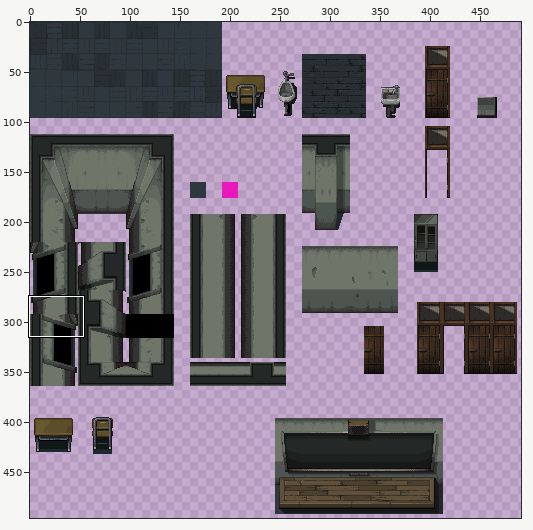
Two states of a sprite sheet, game/school/school_tiles.png. The first picture is a wide view before the edit; the outline marks the close-up.
Close-up. First the earlier version:
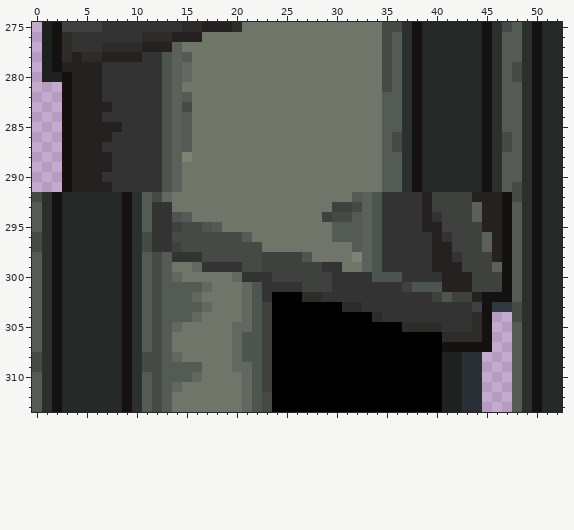
The file is 500x500 pixels. Colours within 5 levels of each other are drawn and written as one. Shown: x 0..52, y 275..313. The wide view leaves out empty margins.
The result:
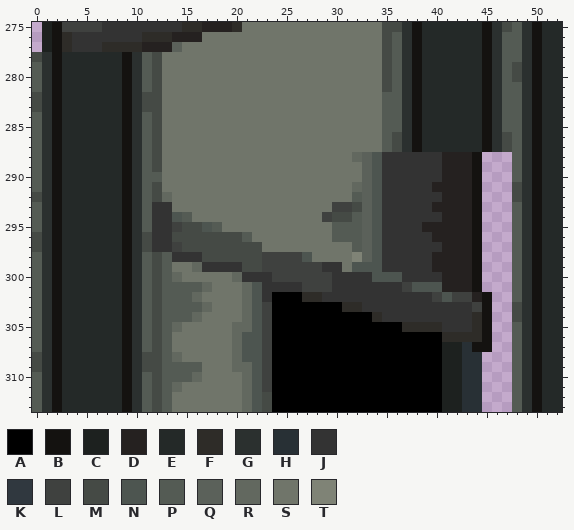
Palette (. is transparent): A #000000  B #141210  C #1d211f  D #252120  E #242928  F #2e2c28  G #2b302f  H #283035  J #333333  K #30383f  L #3f413f  M #454a45  N #4d5550  P #545b54  Q #5b615a  R #62685f  S #70756a  T #7f8376
Edits made:
@@ x 0..52 @@
 277 .CBFJJJFFFFDDDQSSSSSSSSSSSSSSSSSSSSMPGBEEEEEEBGPPGBEE
-278 .CBFDFFDDDDJJNQPSSSSSSSSSSSSSSSSSSSMPGBEEEEEEBGPPGBEE
-279 .CBDDDDJJJJJJNQRSSSSSSSSSSSSSSSSSSSMPGBEEEEEEBGPMGBEE
-280 .CCBDDDJJJJJJNQRSSSSSSSSSSSSSSSSSSSMPGBEEEEEEBGPMGBEE
-281 ...BDDDJJJJJJNQSSSSSSSSSSSSSSSSSSSSMPGBEEEEEEBGPPGBEE
-282 ...BDDDJJJJJJNQPSSSSSSSSSSSSSSSSSSSPPGBEEEEEEBGPPGBEE
-283 ...BDDDDJJJJJNQMSSSSSSSSSSSSSSSSSSSPPGBEEEEEEBGPPGBEE
-284 ...BDDDJJJJJJNQPSSSSSSSSSSSSSSSSSSSPPGBEEEEEEBGPPGBEE
-285 ...BDDDDDJJJJNQPSSSSSSSSSSSSSSSSSSSPPGBEEEEEEBGPPGBEE
-286 ...BDDDDJJJJJNQPSSSSSSSSSSSSSSSSSSSPMGBEEEEEEBGMPGBEE
-287 ...BDDDJJJJJJNQPSSSSSSSSSSSSSSSSSSSPMGBEEEEEEBGMPGBEE
-288 ...BDDDDJJJJJNQTSSSSSSSSSSSSSSSSSSSPPGBEEEEEEBGPPGBEE
-289 ...BDDDDJJJJJNQSSSSSSSSSSSSSSSSSSSSPPGBEEEEEEBGPPGBEE
-290 ...BDDDJJJJJJNQSSSSSSSSSSSSSSSSSSSSPPGBEEEEEEBGPPGBEE
-291 ...BDDDDJJJJJNQSSSSSSSSSSSSSSSSSSSSPPGBEEEEEEBGPMGBEE
-292 MGBEEEEEEBGPMRSSSSSSSSSSSSSSSSSSPQNJJJJDLLLLDDDBMGBEE
-293 PGBEEEEEEBGPJJSSSSSSSSSSSSSSSSLLMQNJJJJDLLLLQDDBPGBEE
-294 PGBEEEEEEBGPJJNPSSSSSSSSSSSSSLMMPQNJJJJDJLLLQDDBPGBEE
-295 PGBEEEEEEBGPJJLMMNPSSSSSSSSSSSPPPQNJJJJDDLLLLDDBPGBEE
-296 MGBEEEEEEBGMJJMMMMMMMPSSSSSSSSPPPQNJJJJJDJLLLQDBPGBEE
-297 MGBEEEEEEBGMJJLMMMMMMMMSSSSSSSSSPQNJJJJJDDLLLQDBPGBEE
-298 PGBEEEEEEBGPMPJJJMMMMMMLLLLNSSSSTQNJJJJJDDJLLLDBPGBEE
-299 PGBEEEEEEBGPMPSSRJJJJMMLLLLLLJJSSQNJJJJJDDDLLLQBPGBEE
-300 PGBEEEEEEBGPMPRSSSSSRJJJLLLLLLJJJJNNNJJJJDDDLLLBPGBEE
-301 PGBEEEEEEBGPMPPPPRSSSRNJJJJLLLJJJJJJJLNNNDDDLLLBPGBEE
-302 PGBEEEEEEBGPMPPPRSSSSRNJAAAFFJJJJJJJJJJJLNLLDBBBPGBEE
-303 PGBEEEEEEBGPMPPPPRSSSRNLAAAAAAAFFJJJJJJJJJJJLBKKMGBEE
+278 MGBEEEEEEBGPMSSSSSSSSSSSSSSSSSSSSSSMPGBEEEEEEBGPPGBEE
+279 PGBEEEEEEBGPMSSSSSSSSSSSSSSSSSSSSSSMPGBEEEEEEBGPMGBEE
+280 PGBEEEEEEBGPMSSSSSSSSSSSSSSSSSSSSSSMPGBEEEEEEBGPMGBEE
+281 PGBEEEEEEBGPMSSSSSSSSSSSSSSSSSSSSSSMPGBEEEEEEBGPPGBEE
+282 MGBEEEEEEBGMMSSSSSSSSSSSSSSSSSSSSSSPPGBEEEEEEBGPPGBEE
+283 MGBEEEEEEBGMMSSSSSSSSSSSSSSSSSSSSSSPPGBEEEEEEBGPPGBEE
+284 PGBEEEEEEBGPMSSSSSSSSSSSSSSSSSSSSSSPPGBEEEEEEBGPPGBEE
+285 PGBEEEEEEBGPMSSSSSSSSSSSSSSSSSSSSSSPPGBEEEEEEBGPPGBEE
+286 PGBEEEEEEBGPMSSSSSSSSSSSSSSSSSSSSSSPMGBEEEEEEBGMPGBEE
+287 PGBEEEEEEBGPMSSSSSSSSSSSSSSSSSSSSSSPMGBEEEEEEBGMPGBEE
+288 PGBEEEEEEBGPMSSSSSSSSSSSSSSSSSSSRQNJJJJJJDDDB...PGBEE
+289 PGBEEEEEEBGPMSSSSSSSSSSSSSSSSSSSSQNJJJJJJDDDB...PGBEE
+290 PGBEEEEEEBGPPSSSSSSSSSSSSSSSSSSSSQNJJJJJJDDDB...PGBEE
+291 PGBEEEEEEBGPMSSSSSSSSSSSSSSSSSSSRQNJJJJJDDDDB...MGBEE
+292 MGBEEEEEEBGPMRSSSSSSSSSSSSSSSSSSPQNJJJJJJDDDB...MGBEE
+293 PGBEEEEEEBGPJJSSSSSSSSSSSSSSSSLLMQNJJJJJDDDDB...PGBEE
+294 PGBEEEEEEBGPJJNPSSSSSSSSSSSSSLMMPQNJJJJJJDDDB...PGBEE
+295 PGBEEEEEEBGPJJLMMNPSSSSSSSSSSSPPPQNJJJJDDDDDB...PGBEE
+296 MGBEEEEEEBGMJJMMMMMMMPSSSSSSSSPPPQNJJJJJDDDDB...PGBEE
+297 MGBEEEEEEBGMJJLMMMMMMMMSSSSSSSSSPQNJJJJJJDDDB...PGBEE
+298 PGBEEEEEEBGPMPJJJMMMMMMLLLLNSSSSTQNJJJJJDDDDB...PGBEE
+299 PGBEEEEEEBGPMPSSRJJJJMMLLLLLLJJSNNNJJJJJDDDDB...PGBEE
+300 PGBEEEEEEBGPMPRSSSSSRJJJLLLLLLJJJJNNNJJJJDDDB...PGBEE
+301 PGBEEEEEEBGPMPPPPRSSSRNJJJJLLLJJJJJJJLNNNDDDB...PGBEE
+302 PGBEEEEEEBGPMPPPRSSSSRNJAAAFFJJJJJJJJJJJLNLLDB..PGBEE
+303 PGBEEEEEEBGPMPPPPRSSSRNLAAAAAAAFFJJJJJJJJJJJLB..MGBEE
 304 PGBEEEEEEBGPMPPPRSSSSRNLAAAAAAAAAAFJJJJJJJJJFB..MGBEE
@@ x 39..45 @@
 306 AAFFFFB
-307 AABBBBB
+307 AACCHBB
 308 AACCHH.
Where, in picture pixels (left, top, right, bottom), the same in both close-ups:
changed: (32, 52, 192, 192)
changed: (352, 152, 512, 352)
